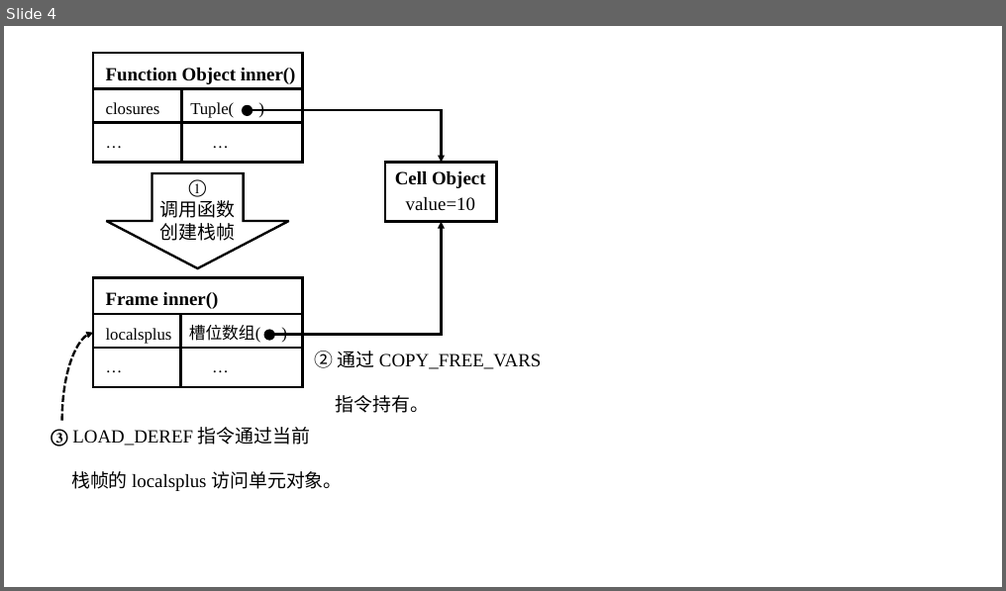
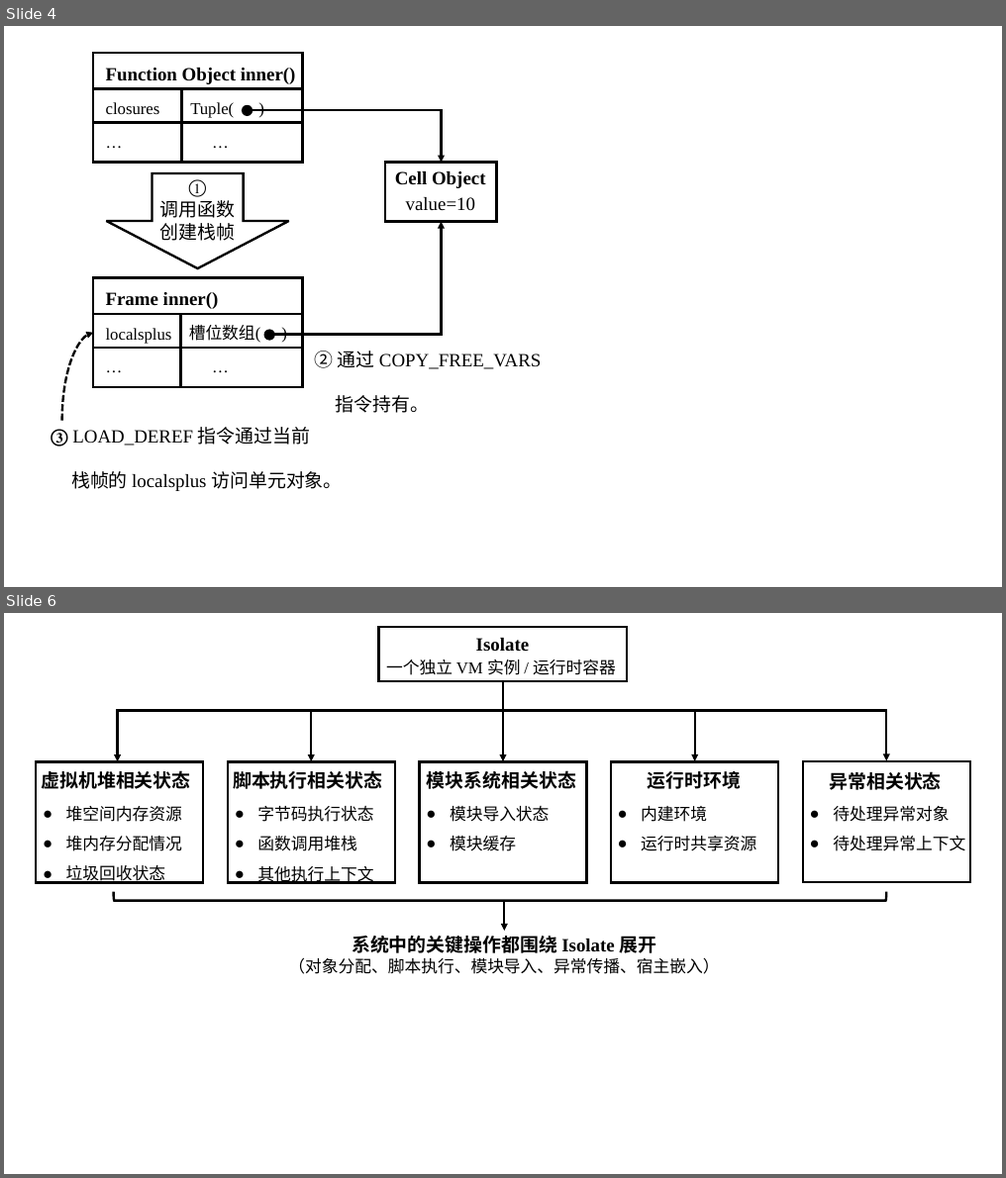
Before and after one commit to WU-SUNFLOWER/S.A.A.U.S.O, a slide deck: docs/thesis/pictures.pptx. Shown one above the other, each under a label of ours: slide 4 before the commit, slides 4 and 6 after it; the slides between them are not shown. The pictures are 1006x591 and 1006x1178 pixels, drawn with LibreOffice and Linux fonts; fonts in the diff are those of the drawing. Boxes give left, top, right and bottom in pixels: in the first picture for what was removed or moved away, otherwise in the second. Text is boxed around its words. In the diff, an @@ line names an element or a change of style, - is before the commit and + after.

```diff
--- a/docs/thesis/pictures.pptx
+++ b/docs/thesis/pictures.pptx
@@ slide 6 added at <box>4,613,1002,1174</box>, background #CAEACE @@
@@ rectangle added at <box>379,627,627,681</box>, outline #000000 2.25 pt @@
@@ text added at <box>476,638,529,651</box>, 18 pt, text #000000, bold @@
+Isolate
@@ text added at <box>386,660,616,675</box>, 16 pt, text #000000 @@
+一个独立 VM 实例 / 运行时容器
@@ arrow added from (503, 681) to (503, 761), #000000 2.25 pt @@
@@ line added from (118, 710) to (887, 710), #000000 2.25 pt @@
@@ arrow added from (118, 710) to (118, 761), #000000 2.25 pt @@
@@ arrow added from (311, 710) to (311, 761), #000000 2.25 pt @@
@@ arrow added from (695, 709) to (695, 761), #000000 2.25 pt @@
@@ arrow added from (887, 710) to (887, 761), #000000 2.25 pt @@
@@ rectangle added at <box>37,761,204,882</box>, outline #000000 2.25 pt @@
@@ text added at <box>41,770,190,789</box>, 18 pt, text #000000, bold @@
+虚拟机堆相关状态
@@ rectangle added at <box>228,761,395,882</box>, outline #000000 2.25 pt @@
@@ text added at <box>233,770,382,789</box>, 18 pt, text #000000, bold @@
+脚本执行相关状态
@@ rectangle added at <box>420,761,587,882</box>, outline #000000 2.25 pt @@
@@ text added at <box>427,770,576,789</box>, 18 pt, text #000000, bold @@
+模块系统相关状态
@@ rectangle added at <box>611,761,779,882</box>, outline #000000 2.25 pt @@
@@ text added at <box>647,771,740,789</box>, 18 pt, text #000000, bold @@
+运行时环境
@@ rectangle added at <box>803,761,970,882</box>, outline #000000 2.25 pt @@
@@ text added at <box>829,771,941,790</box>, 18 pt, text #000000, bold @@
+异常相关状态
@@ text added at <box>66,806,182,884</box>, 16 pt, text #000000 @@
+● 堆空间内存资源
+● 堆内存分配情况
+● 垃圾回收状态
@@ text added at <box>257,806,373,884</box>, 16 pt, text #000000 @@
+● 字节码执行状态
+● 函数调用堆栈
+● 其他执行上下文
@@ text added at <box>450,806,548,852</box>, 16 pt, text #000000 @@
+● 模块导入状态
+● 模块缓存
@@ text added at <box>641,806,756,852</box>, 16 pt, text #000000 @@
+● 内建环境
+● 运行时共享资源
@@ text added at <box>833,806,965,852</box>, 16 pt, text #000000 @@
+● 待处理异常对象
+● 待处理异常上下文
@@ left bracket added at <box>114,892,887,901</box>, outline #000000 2.25 pt @@
@@ arrow added from (504, 900) to (504, 931), #000000 2.25 pt @@
@@ text added at <box>288,936,719,974</box>, 16 pt, text #000000 @@
+系统中的关键操作都围绕 Isolate 展开
+（对象分配、脚本执行、模块导入、异常传播、宿主嵌入）
```
Also in this commit, not shown: 1 other slide added, 1 slide removed, 3 other files.
